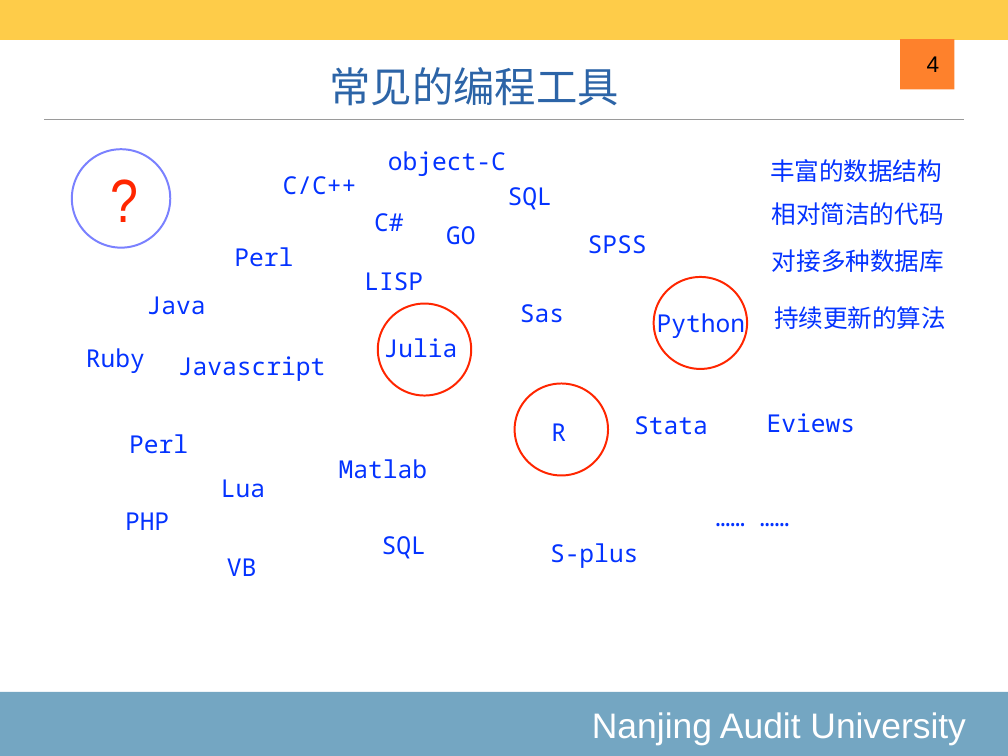
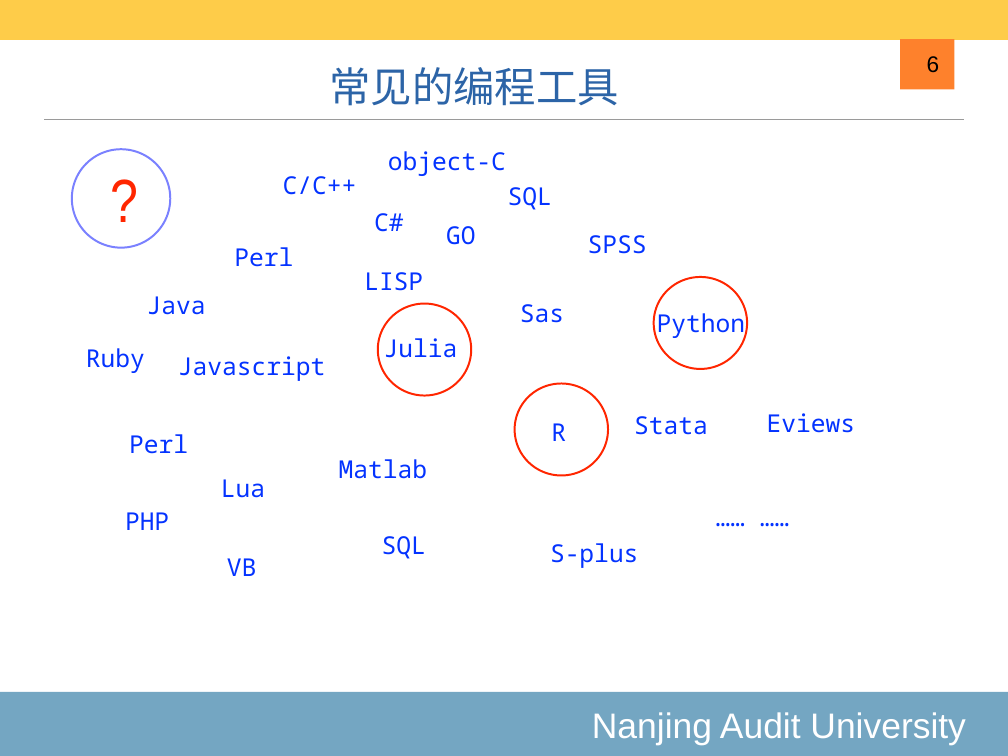
Before and after one commit to exoplanetX/DataAnalytics, a slide deck: slide 6 of 2020-1-绪论.pptx (slide 4 before the commit). Drawn at 1008x756 pixels with LibreOffice and Linux fonts; fonts in the diff are those of the drawing. Boxes give left, top, right and bottom in pixels: in the first picture for what was removed or moved away, otherwise in the second. Text is boxed around its words. In the diff, an @@ line names an element or a change of style, - is before the commit and + after.

Commit message:
课件1更新

```diff
--- a/2020-1-绪论.pptx
+++ b/2020-1-绪论.pptx
@@ page number at (x1=927, y1=56, x2=940, y2=73): text changed @@
-4
+6
@@ text removed at (x1=770, y1=159, x2=942, y2=182) @@
-丰富的数据结构
@@ text removed at (x1=772, y1=202, x2=944, y2=225) @@
-相对简洁的代码
@@ text removed at (x1=772, y1=249, x2=944, y2=272) @@
-对接多种数据库
@@ text removed at (x1=774, y1=306, x2=946, y2=329) @@
-持续更新的算法
```
Also in this commit, not shown: 9 other slides changed, 2 slides added, 2 other files.
